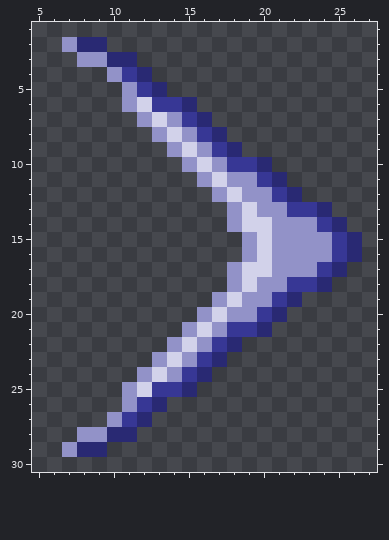
Two versions of one pixel-art sprite, public/png/arrow.png. Above: the version before the commit.
The file is 32x32 pixels. Shown: x 5..27, y 1..30.
Once edited:
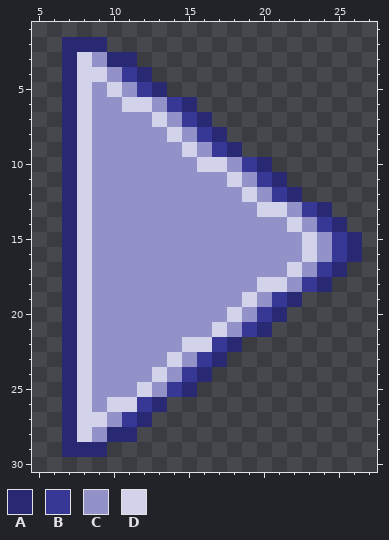
Palette (. is transparent): A #292973  B #373795  C #9292c8  D #d2d2ea
Change:
There is now colour A in rows 3 to 28 at x 7.
The edit turns colour C into colour A in row 2 at x 7; in row 29 at x 7.
There is now colour C in row 5 at x 9; in row 6 at x 9 to 10; in row 7 at x 9 to 11; in row 8 at x 9 to 12; in row 9 at x 9 to 13; in row 10 at x 9 to 14.
There is now colour C in row 11 at x 9 to 15; in row 12 at x 9 to 16; in rows 13 to 14 at x 9 to 17; in rows 15 to 16 at x 9 to 18; in rows 17 to 18 at x 9 to 17; in row 19 at x 9 to 16.
There is now colour C in row 20 at x 9 to 15; in row 21 at x 9 to 14; in row 22 at x 9 to 13; in row 23 at x 9 to 12; in row 24 at x 9 to 11; in row 25 at x 9 to 10.
There is now colour C in row 26 at x 9.
The edit turns colour B into colour C in row 6 at x 13; in row 10 at x 18; in row 13 at x 22; in row 18 at x 22; in row 21 at x 18; in row 25 at x 13.
The edit turns colour D into colour C in row 11 at x 17; in row 12 at x 18; in row 13 at x 19; in row 14 at x 19 to 20; in rows 15 to 16 at x 20; in row 17 at x 19 to 20.
The edit turns colour D into colour C in row 18 at x 19; in row 19 at x 18; in row 20 at x 17; in row 21 at x 16.
There is now colour D in row 4 at x 8 to 9; in row 5 at x 8 and 10; in rows 6 to 25 at x 8; in row 26 at x 8 and 10; in row 27 at x 8 to 9.
The edit turns colour C into colour D in row 3 at x 8; in row 6 at x 11; in row 10 at x 17; in row 11 at x 18; in row 12 at x 19; in row 13 at x 20 to 21.
The edit turns colour C into colour D in row 14 at x 22; in rows 15 to 16 at x 23; in row 17 at x 22; in row 18 at x 20 to 21; in row 19 at x 19; in row 20 at x 18.
The edit turns colour C into colour D in row 21 at x 17; in row 22 at x 16; in row 26 at x 11; in row 28 at x 8.
